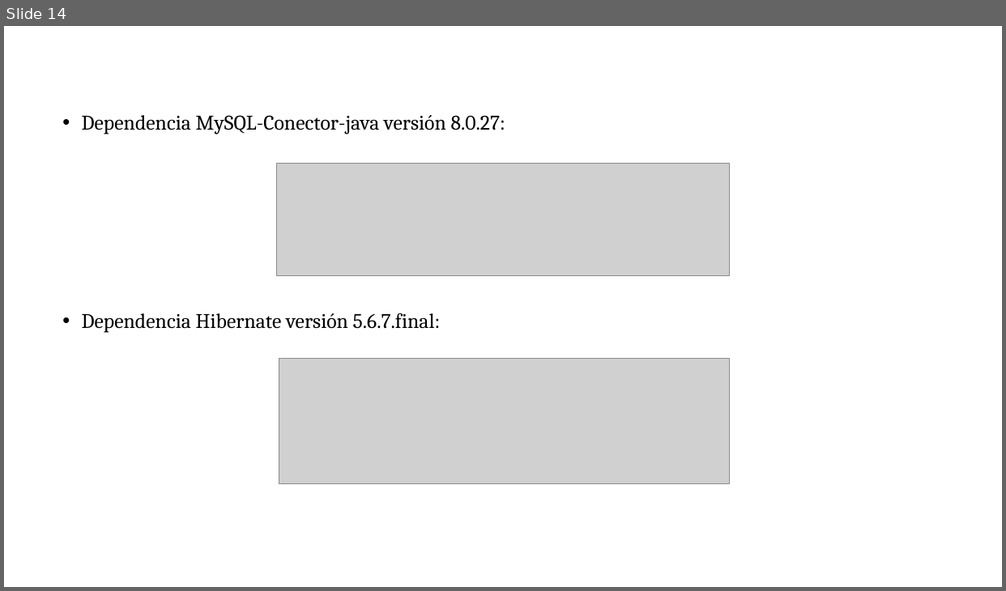
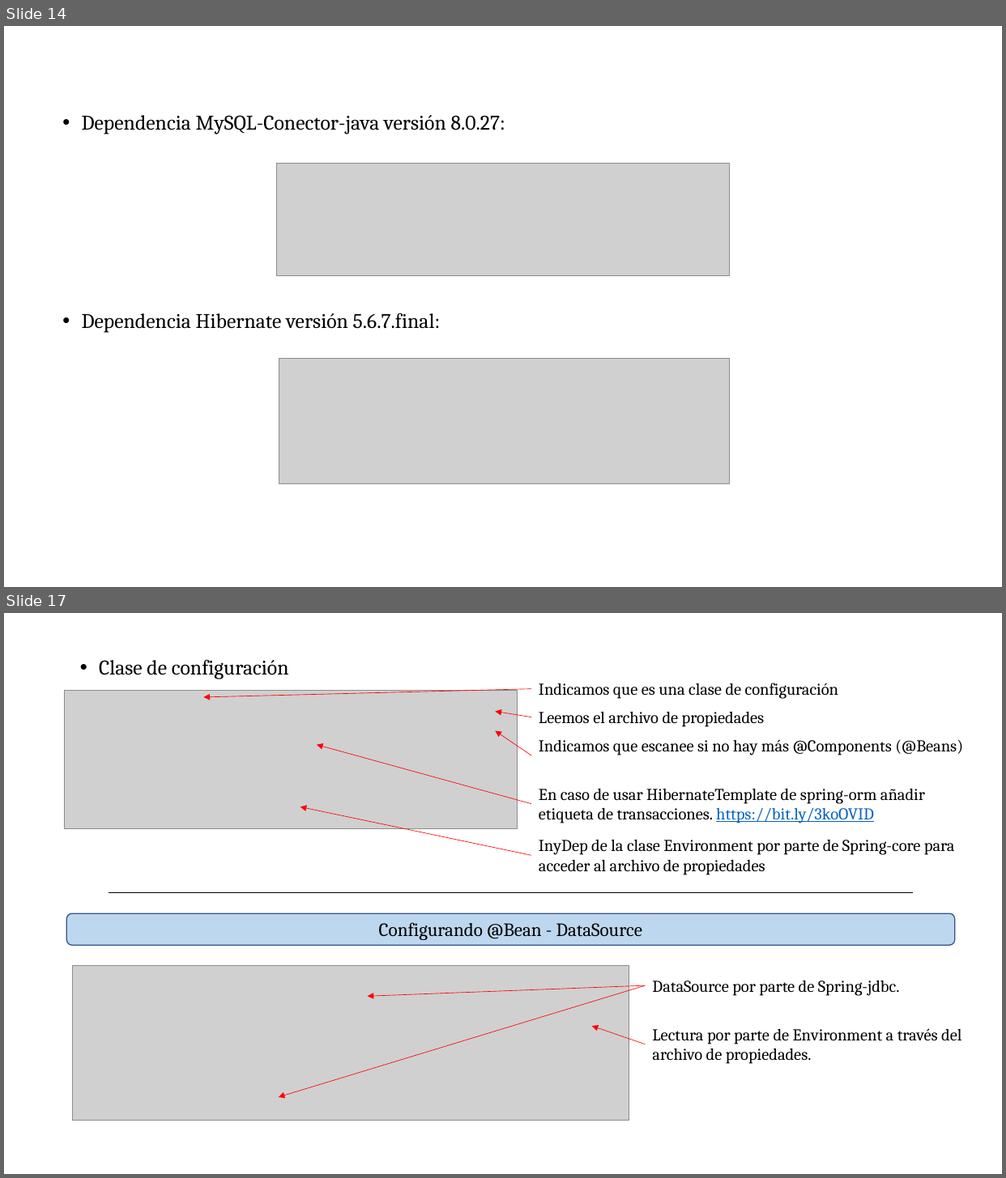
Before and after one commit to soycperez/persistencia-spring-framework, a slide deck: Persistencia con JDBC.pptx. Shown one above the other, each under a label of ours: slide 14 before the commit, slides 14 and 17 after it; the slides between them are not shown. The pictures are 1006x591 and 1006x1178 pixels, drawn with LibreOffice and Linux fonts; fonts in the diff are those of the drawing; grey boxes stand for pictures; background and template pictures are left out. Boxes give left, top, right and bottom in pixels: in the first picture for what was removed or moved away, otherwise in the second. Text is boxed around its words. In the diff, an @@ line names an element or a change of style, - is before the commit and + after.

Commit message:
Modificacion teorica sobre clases Hibernate

```diff
--- a/Persistencia con JDBC.pptx
+++ b/Persistencia con JDBC.pptx
@@ slide 17 added at (4,613,1002,1174), background picture (left out) @@
@@ text added at (99,659,289,679), 20 pt, text #000000 @@
+• Clase de configuración
@@ text added at (539,683,838,699), 16 pt, text #000000 @@
+Indicamos que es una clase de configuración
@@ picture added at (64,690,517,828) @@
@@ arrow added from (531, 688) to (204, 697), #FF0000 0.5 pt @@
@@ arrow added from (531, 717) to (495, 711), #FF0000 0.5 pt @@
@@ arrow added from (531, 756) to (495, 731), #FF0000 0.5 pt @@
@@ text added at (539,711,765,727), 16 pt, text #000000 @@
+Leemos el archivo de propiedades
@@ arrow added from (531, 804) to (317, 745), #FF0000 0.5 pt @@
@@ text added at (539,739,963,756), 16 pt, text #000000 @@
+Indicamos que escanee si no hay más @Components (@Beans)
@@ arrow added from (531, 855) to (300, 807), #FF0000 0.5 pt @@
@@ text added at (539,788,925,824), 16 pt, text #000000 @@
+En caso de usar HibernateTemplate de spring-orm añadir etiqueta de transacciones. https://bit.ly/3koOVID
@@ text added at (539,839,955,875), 16 pt, text #000000 @@
+InyDep de la clase Environment por parte de Spring-core para acceder al archivo de propiedades
@@ line added from (108, 893) to (914, 893), #000000 0.75 pt @@
@@ rounded rectangle added at (67,914,956,945), fill #BDD7EE, outline #325491 1 pt, 18 pt, text #000000 @@
+Configurando @Bean - DataSource
@@ picture added at (73,966,630,1122) @@
@@ arrow added from (645, 986) to (279, 1097), #FF0000 0.5 pt @@
@@ arrow added from (645, 986) to (368, 996), #FF0000 0.5 pt @@
@@ text added at (652,980,900,996), 16 pt, text #000000 @@
+DataSource por parte de Spring-jdbc.
@@ arrow added from (645, 1045) to (592, 1026), #FF0000 0.5 pt @@
@@ text added at (652,1029,961,1064), 16 pt, text #000000 @@
+Lectura por parte de Environment a través del archivo de propiedades.
```
Also in this commit, not shown: 1 slide changed, 3 other slides added.
